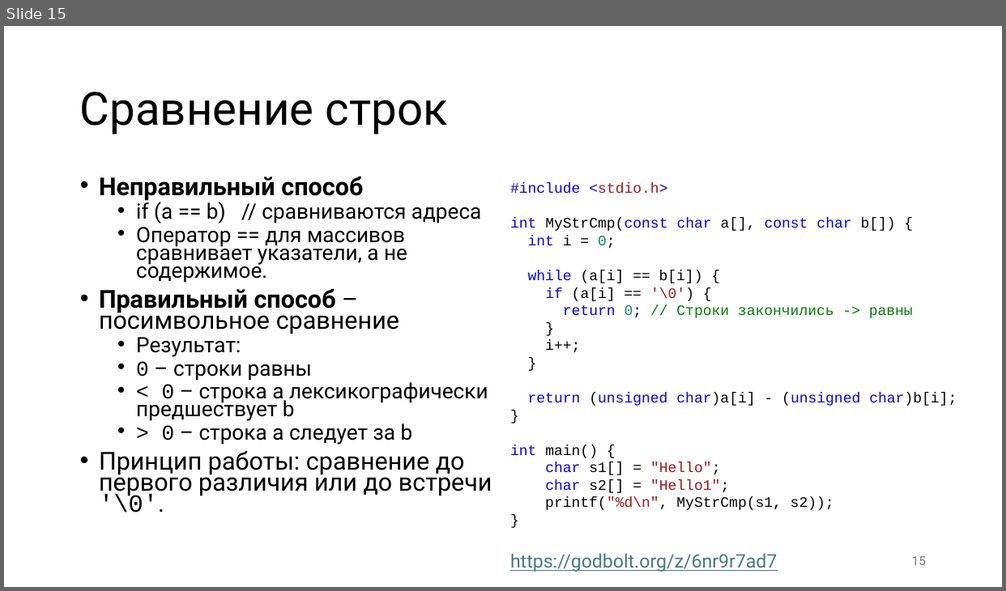
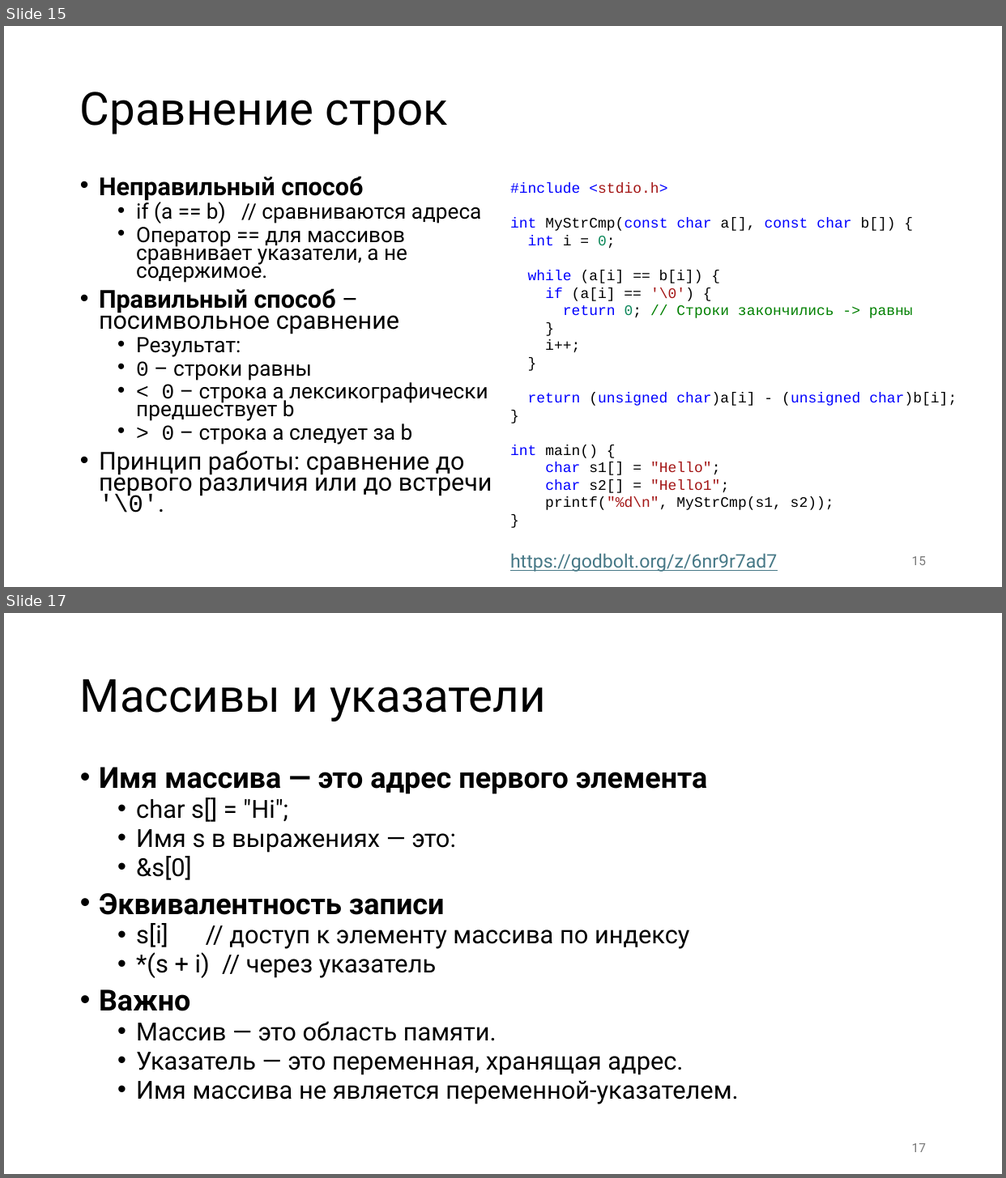
Before and after one commit to alexey-malov/mpp, a slide deck: lectures/03/Strings.pptx. Shown one above the other, each under a label of ours: slide 15 before the commit, slides 15 and 17 after it; the slides between them are not shown. The pictures are 1006x591 and 1006x1178 pixels, drawn with LibreOffice and Linux fonts; fonts in the diff are those of the drawing. Boxes give left, top, right and bottom in pixels: in the first picture for what was removed or moved away, otherwise in the second. Text is boxed around its words. In the diff, an @@ line names an element or a change of style, - is before the commit and + after.

```diff
--- a/lectures/03/Strings.pptx
+++ b/lectures/03/Strings.pptx
@@ slide 17 added at (4, 613, 1002, 1174), background #FFFFFF @@
@@ title added at (80, 679, 546, 722), 44 pt, text #000000 @@
+Массивы и указатели
@@ text added at (99, 767, 738, 1105), 24 pt, text #000000 @@
+• Имя массива — это адрес первого элемента
+  • char s[] = "Hi";
+  • Имя s в выражениях — это:
+  • &s[0]
+• Эквивалентность записи
+  • s[i] // доступ к элементу массива по индексу
+  • *(s + i) // через указатель
+• Важно
+  • Массив — это область памяти.
+  • Указатель — это переменная, хранящая адрес.
+  • Имя массива не является переменной-указателем.
@@ page number added at (912, 1144, 926, 1152), 12 pt, text #797979 @@
+17
```
Also in this commit, not shown: 14 other slides added.
